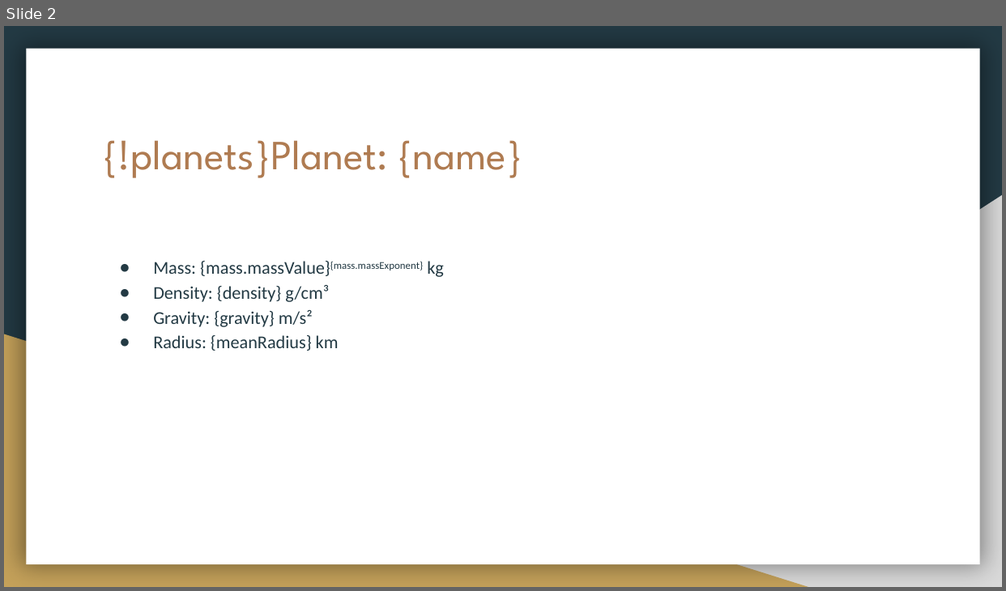
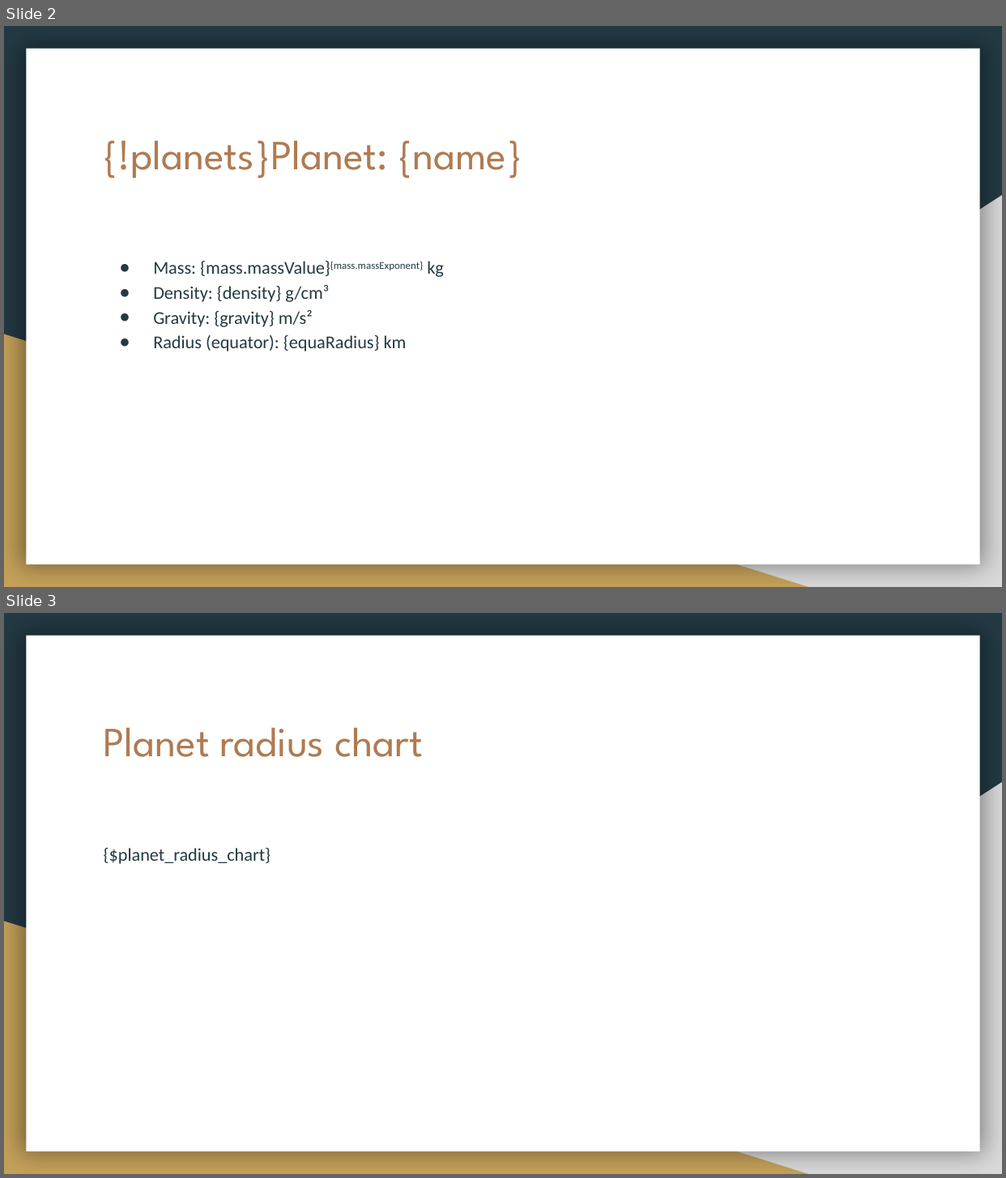
Before and after one commit to United-Codes/cloudofficeprint-python, a slide deck: examples/solar_system_example/pptx/solar_system_template.pptx. Shown one above the other, each under a label of ours: slide 2 before the commit, slides 2 and 3 after it. The pictures are 1006x591 and 1006x1178 pixels, drawn with LibreOffice and Linux fonts; fonts in the diff are those of the drawing. Boxes give left, top, right and bottom in pixels: in the first picture for what was removed or moved away, otherwise in the second. Text is boxed around its words. In the diff, an @@ line names an element or a change of style, - is before the commit and + after.

Commit message:
update solar system example: add chart and merge docx and pptx into one Python file (the templates use the same data); fix as_dict of class ChartOptions

```diff
--- a/examples/solar_system_example/pptx/solar_system_template.pptx
+++ b/examples/solar_system_example/pptx/solar_system_template.pptx
@@ slide 3 added at <box>4,613,1002,1174</box>, background #233A44; not listed: 3 template elements that a slide beside it also shows @@
@@ title added at <box>104,727,423,757</box>, 30 pt, text #AF7B51 @@
+Planet radius chart
@@ text added at <box>104,848,271,864</box>, 13 pt, text #233A44 @@
+{$planet_radius_chart}
@@ slide 2 changed as well @@
@@ text at <box>153,335,407,352</box>: text changed @@
-● Radius: {meanRadius} km
+● Radius (equator): {equaRadius} km
```
Also in this commit, not shown: 1 other slide changed, 5 other files.
